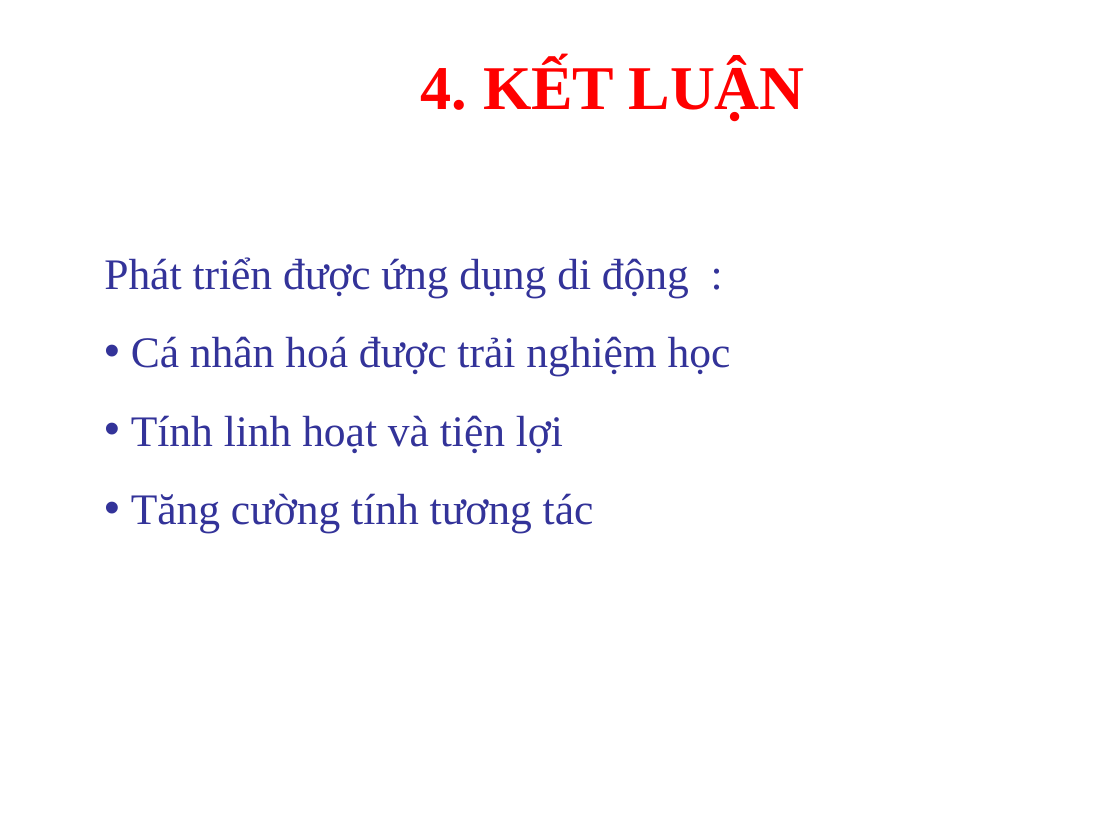
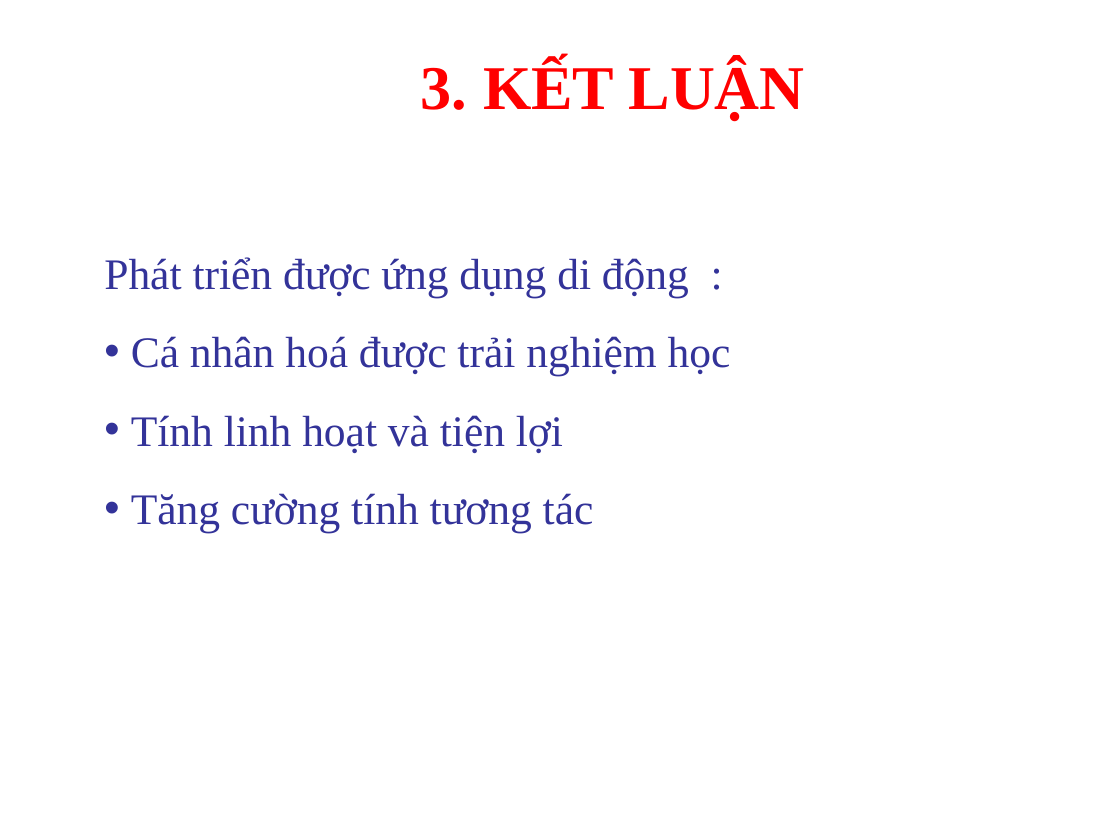
Before and after one commit to anhtan2223/FishLearning---Mobile-App, a slide deck: slide 11 of NLNganh.ppt (slide 12 before the commit). Drawn at 1120x840 pixels with LibreOffice and Linux fonts; fonts in the diff are those of the drawing; background and template pictures are left out. Boxes give left, top, right and bottom in pixels: in the first picture for what was removed or moved away, otherwise in the second. Text is boxed around its words. In the diff, an @@ line names an element or a change of style, - is before the commit and + after.

```diff
--- a/NLNganh.ppt
+++ b/NLNganh.ppt
@@ text at (421, 60, 805, 121): text changed @@
-4. KẾT LUẬN
+3. KẾT LUẬN
```
Also in this commit, not shown: 3 other slides changed, 3 other files.
